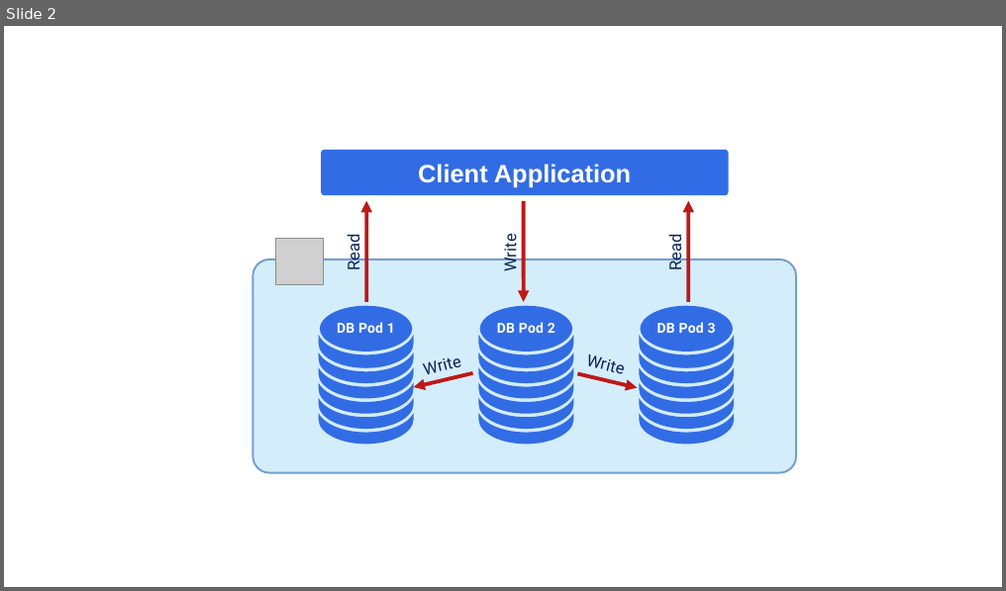
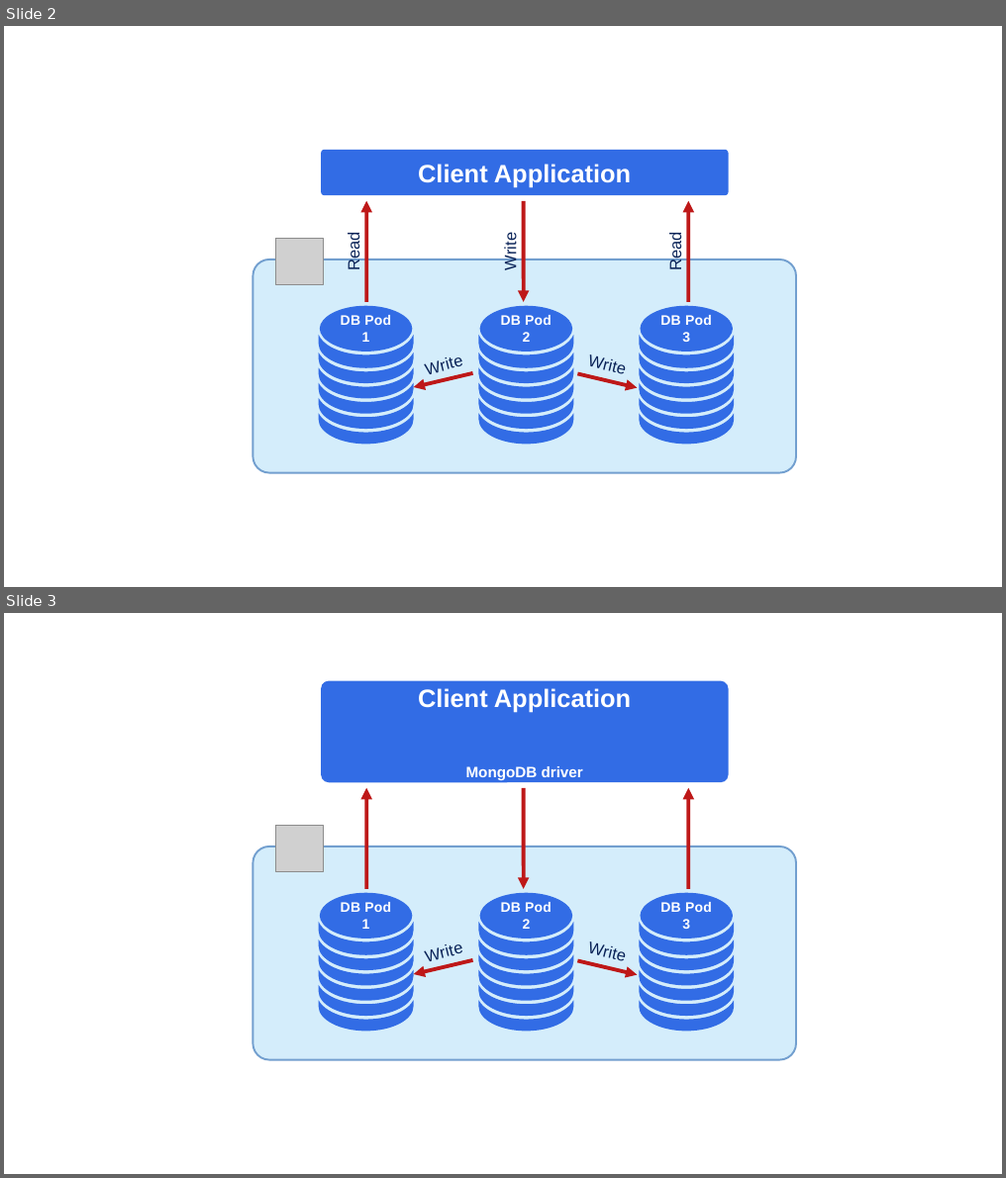
Before and after one commit to percona/k8spsmdb-docs, a slide deck: docs/assets/images/sources/sharding.odp. Shown one above the other, each under a label of ours: slide 2 before the commit, slides 2 and 3 after it. The pictures are 1006x591 and 1006x1178 pixels, drawn with LibreOffice and Linux fonts; fonts in the diff are those of the drawing; grey boxes stand for pictures. Boxes give left, top, right and bottom in pixels: in the first picture for what was removed or moved away, otherwise in the second. Text is boxed around its words. In the diff, an @@ line names an element or a change of style, - is before the commit and + after.

```diff
--- a/docs/assets/images/sources/sharding.odp
+++ b/docs/assets/images/sources/sharding.odp
@@ slide 3 added at bbox=[4, 613, 1002, 1174], background #FFFFFF @@
@@ rounded rectangle added at bbox=[321, 681, 729, 782], fill #326CE5, 20 pt, text #FFFFFF, bold @@
+Client Application
+MongoDB driver
@@ rectangle added at bbox=[243, 726, 808, 1073], fill #FFFFFF @@
@@ arrow added from (367, 889) to (367, 788), #BE1818 3 pt @@
@@ arrow added from (524, 788) to (524, 889), #BE1818 3 pt @@
@@ arrow added from (689, 889) to (689, 788), #BE1818 3 pt @@
@@ rounded rectangle added at bbox=[253, 847, 796, 1060], fill #D4EDFB, outline #729FCF 1.5 pt @@
@@ picture added at bbox=[276, 826, 324, 872] @@
@@ line added from (798, 852) to (798, 1048), #FFFFFF 0 pt @@
@@ freeform shape added at bbox=[318, 893, 413, 1032], fill #326CE5 @@
@@ text added at bbox=[341, 902, 391, 929], 11 pt, text #FFFFFF, bold @@
+DB Pod 1
@@ freeform shape added at bbox=[478, 893, 573, 1032], fill #326CE5 @@
@@ text added at bbox=[501, 902, 551, 929], 11 pt, text #FFFFFF, bold @@
+DB Pod 2
@@ freeform shape added at bbox=[639, 893, 734, 1032], fill #326CE5 @@
@@ text added at bbox=[660, 902, 712, 929], 11 pt, text #FFFFFF, bold @@
+DB Pod 3
@@ group added at bbox=[413, 942, 637, 975]: 2 arrows, 2 texts @@
+Write
+Write
@@ line added from (264, 1062) to (784, 1062), #FFFFFF 0 pt @@
@@ slide 2 changed as well @@
@@ rectangle added at bbox=[243, 139, 808, 486], fill #FFFFFF @@
@@ font Roboto to Arial in 8 elements at bbox=[341, 315, 391, 342], bbox=[660, 315, 712, 342], bbox=[501, 315, 551, 342], bbox=[345, 236, 362, 270], bbox=[666, 236, 684, 270], bbox=[587, 355, 625, 376], bbox=[427, 358, 464, 379], bbox=[501, 235, 519, 270] @@
```
Also in this commit, not shown: 1 other slide changed.
